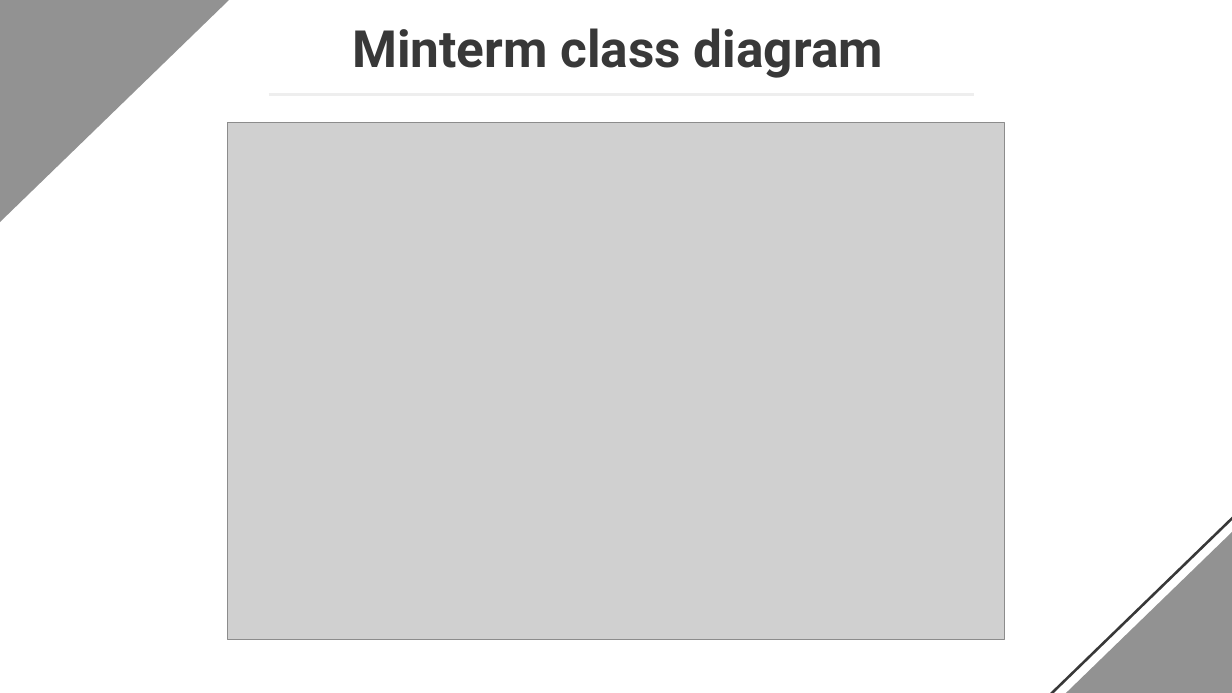
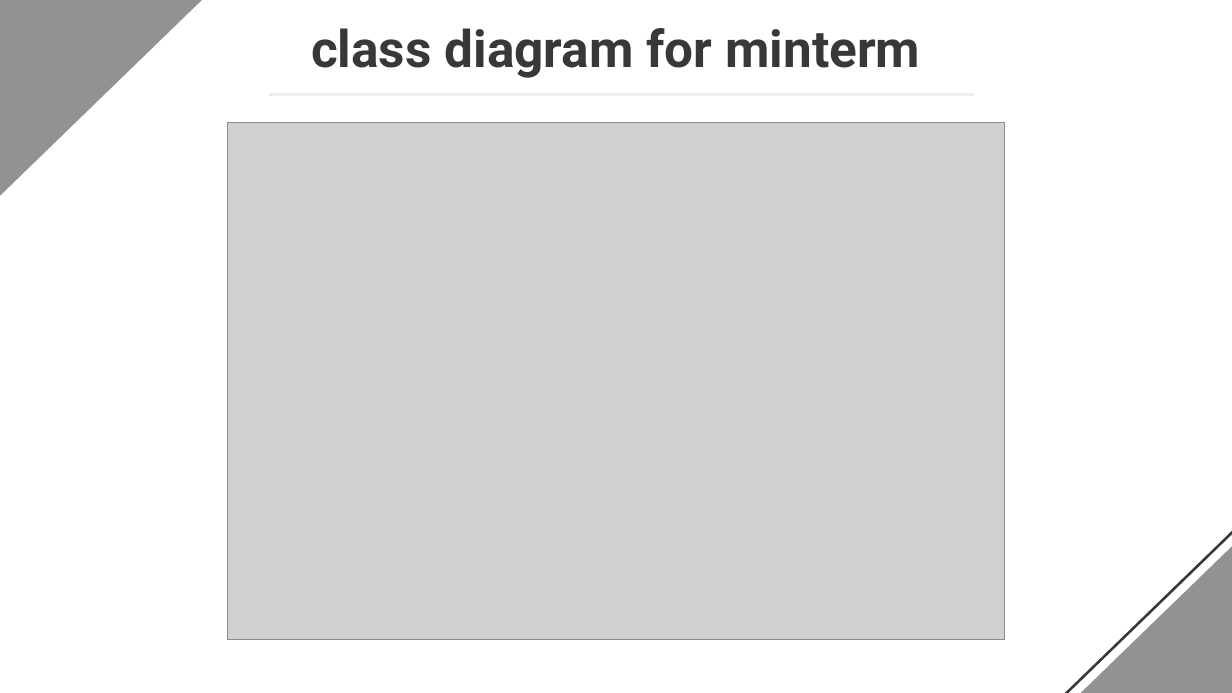
Before and after one commit to XHung09/OOLT.ICT.20202.Team3, a slide deck: slide 6 of presentation/Final Project OOP Slides.pptx. Drawn at 1232x693 pixels with LibreOffice and Linux fonts; fonts in the diff are those of the drawing; grey boxes stand for pictures. Boxes give left, top, right and bottom in pixels: in the first picture for what was removed or moved away, otherwise in the second. Text is boxed around its words. In the diff, an @@ line names an element or a change of style, - is before the commit and + after.

```diff
--- a/presentation/Final Project OOP Slides.pptx
+++ b/presentation/Final Project OOP Slides.pptx
@@ right triangle: place and size @@
-right triangle at (0,0,356,322)
+right triangle at (0,0,349,302)
@@ text at (311,28,920,78): text changed @@
-Minterm class diagram
+class diagram for minterm
@@ right triangle: place and size @@
-right triangle at (946,350,1232,693)
+right triangle at (954,357,1232,693)
@@ right triangle: place and size @@
-right triangle at (961,350,1232,693)
+right triangle at (967,357,1232,693)
```
Also in this commit, not shown: 9 other slides changed, 1 slide added, 1 slide removed, 1 other file.
